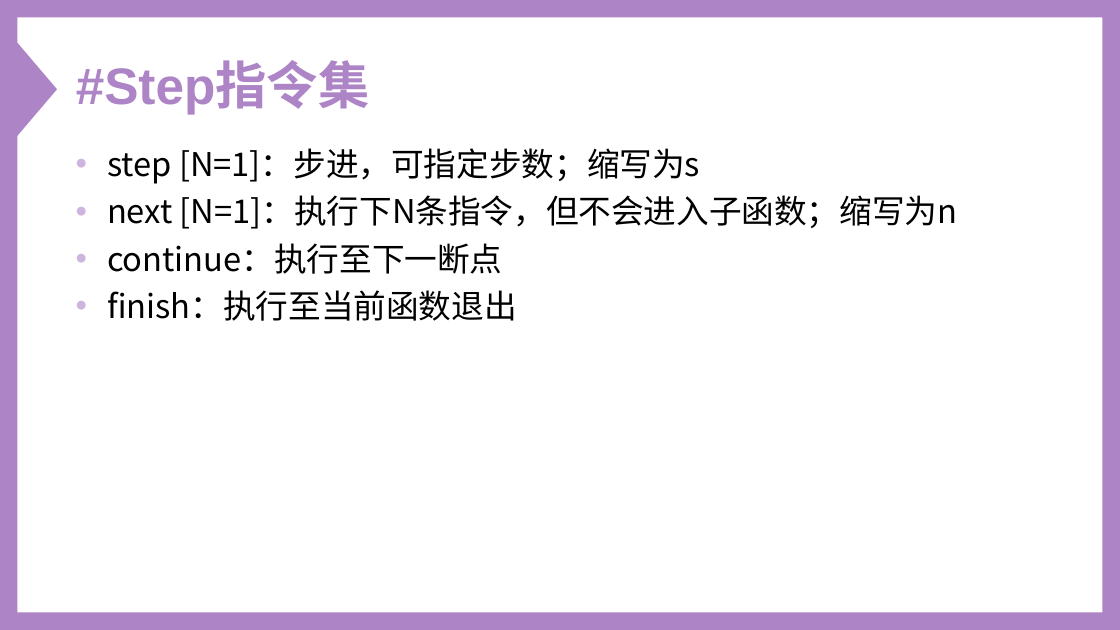
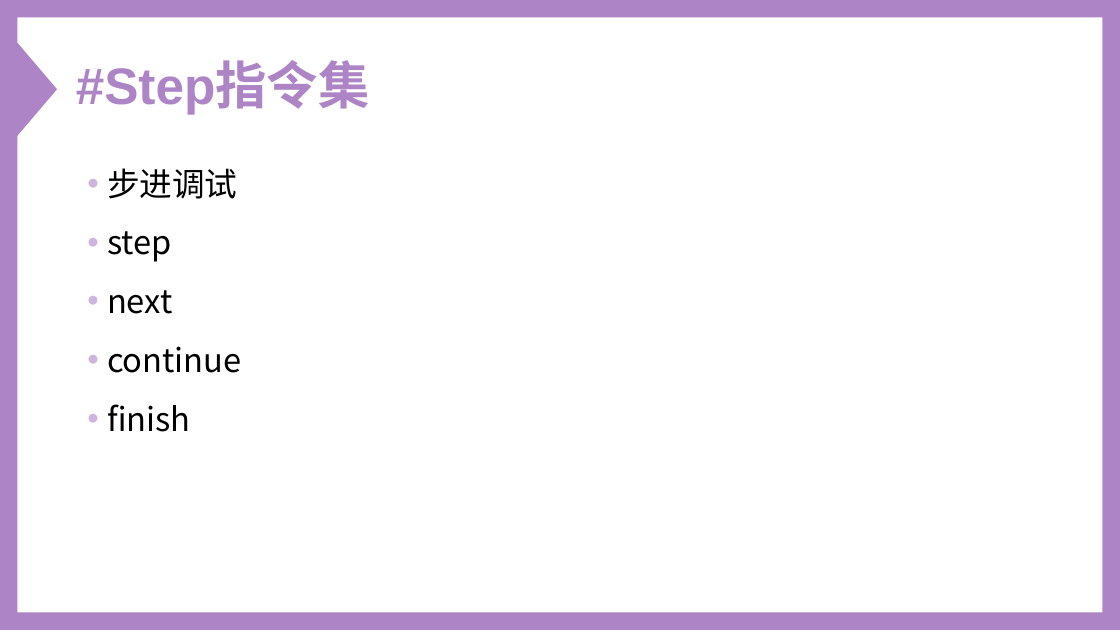
Before and after one commit to Oxer11/Y86, a slide deck: slide 8 of doc/Y-86 Simulator.ppt. Drawn at 1120x630 pixels with LibreOffice and Linux fonts; fonts in the diff are those of the drawing. Boxes give left, top, right and bottom in pixels: in the first picture for what was removed or moved away, otherwise in the second. Text is boxed around its words. In the diff, an @@ line names an element or a change of style, - is before the commit and + after.

```diff
--- a/doc/Y-86 Simulator.ppt
+++ b/doc/Y-86 Simulator.ppt
@@ freeform shape at [0, 0, 1119, 630]: outline redrawn @@
@@ text at [107, 168, 242, 432]: text changed @@
-• step [N=1]：步进，可指定步数；缩写为s
-• next [N=1]：执行下N条指令，但不会进入子函数；缩写为n
-• continue：执行至下一断点
-• finish：执行至当前函数退出
+• 步进调试
+• step
+• next
+• continue
+• finish
```
Also in this commit, not shown: 23 other slides changed, 1 slide added, 2 slides removed, 4 other files.
